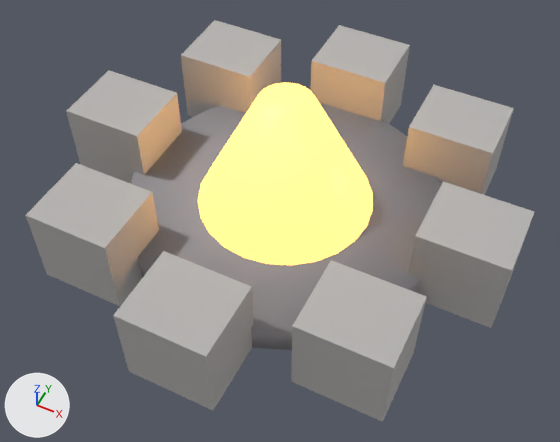
Renders of the glTF model demos/3d-map/assets/firepit.glb from each side of a commit.
Rendered twice from a 50 mm camera at (0.442, -0.908, 1.12) aimed at (0.025, -0.073, 0.077). Lighting does not change. The marker at lower left points along +X, +Y and +Z. The first picture is the older version.
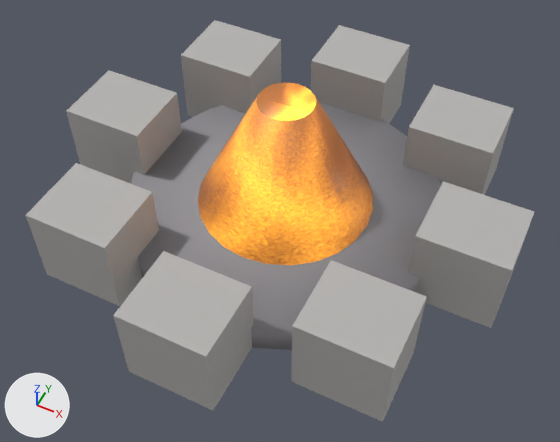
Pixel boxes (x1, y1, x2, y2) of what changed, in the pictures (560 x 442 px):
'Cylinder', surface changed (darker): (104, 39, 495, 288) in both

What changed in the scene script:
```text
Add img_flame_tex:
    img_flame_tex = load_image('flame_tex', '_unpacked/flame_tex', 256, 256, 'sRGB')
Change mat_flame:
    where n0 = _N.new('ShaderNodeBsdfPrincipled'); n0.name = 'Principled BSDF'
    remove n0.inputs[27].default_value = (1.0, 0.5, 0.1, 1.0)  # 'Emission Color', orange #ffbc59
    n0.inputs[0].default_value: (1.0, 0.45, 0.08, 1.0) -> (0.6, 0.2, 0.05, 1.0)  # 'Base Color', orange #ffb350 -> 'Base Color', orange #cb7c3f
    n0.inputs[28].default_value: 3.0 -> 1.0  # 'Emission Strength'
    add n2 = _N.new('ShaderNodeTexImage'); n2.name = 'Image Texture'
    add n2.image = img_flame_tex
    add _L.new(n2.outputs[0], n0.inputs[27])  # 'Color' to 'Emission Color'
```
